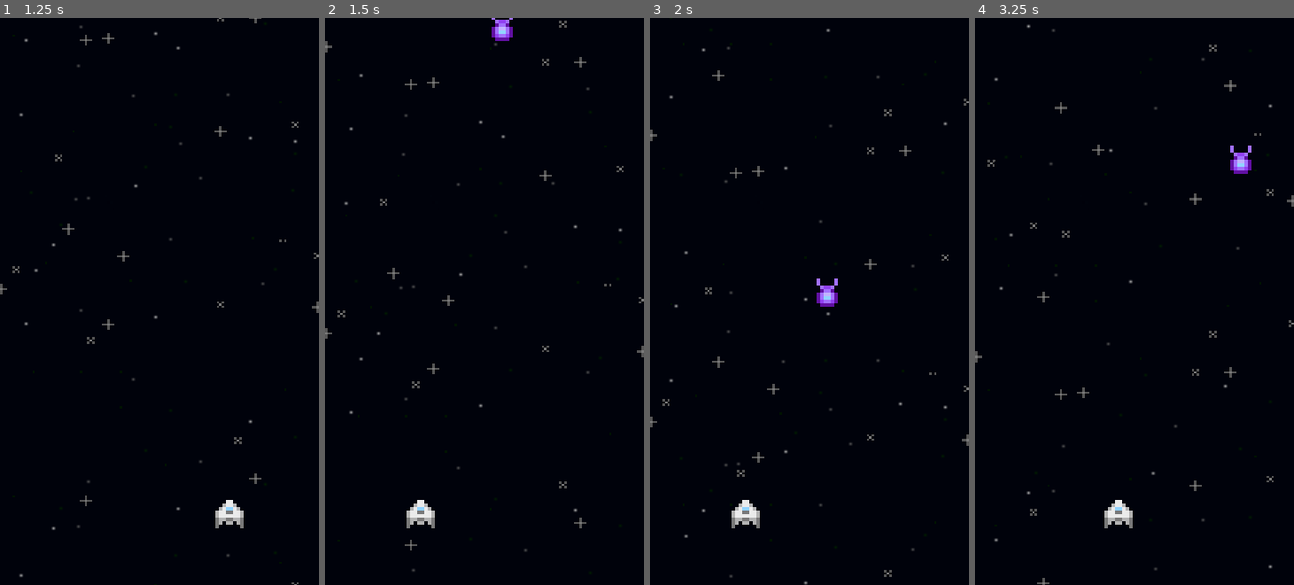
Above: before the commit, frames 1-4 (left to right).
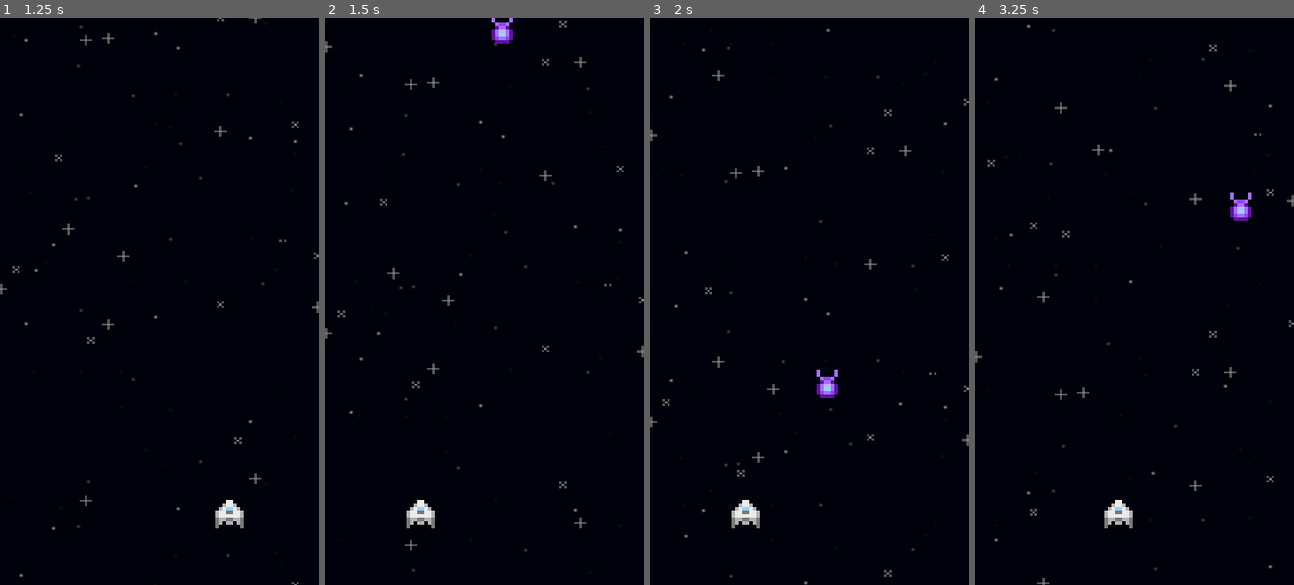
Above: after the commit, the same moments.

Repository: Shusepe/Lab2D
Game: Godot game, scene res://scenes/World.tscn
The game is run twice, just before and just after one commit, with the same random seed, the same clock (stepped at 60 frames per second) and the same inputs.
Inputs (mouse positions are in pixels of both pictures, inside the frame that each line leads up to):
- Up to frame 1 (1.25 s): move the mouse to (229, 273) at 0.52 s
- Up to frame 2 (1.5 s): move the mouse to (420, 329) at 1.27 s
- Up to frame 3 (2 s): no input
- Up to frame 4 (3.25 s): move the mouse to (1166, 176) at 2.02 s; move the mouse to (1118, 414) at 2.77 s

Frame 1 is identical in both runs. In frame 2, 0.2% of the frame differs, in the area x 52-59%, y 0-5%; in frame 3, 0.5%, in the area x 52-59%, y 45-68%; in frame 4, 0.5%.

Commit message:
Add Collisions and Lives

Diff:
--- a/project.godot
+++ b/project.godot
@@ -7,6 +7,16 @@
 ;   param=value ; assign values to parameters
 
 config_version=4
+
+_global_script_classes=[ {
+"base": "Area2D",
+"class": "Player",
+"language": "GDScript",
+"path": "res://scripts/Player.gd"
+} ]
+_global_script_class_icons={
+"Player": ""
+}
 
 [application]
 
@@ -54,6 +64,14 @@
  ]
 }
 
+[layer_names]
+
+2d_physics/layer_1="enviroment"
+2d_physics/layer_2="player"
+2d_physics/layer_3="enemies"
+2d_physics/layer_4="player_shoot"
+2d_physics/layer_5="enemy_shoot"
+
 [mono]
 
 project/assembly_name="Lab2D"
--- /dev/null
+++ b/scenes/BulletPlayer.tscn
@@ -0,0 +1,21 @@
+[gd_scene load_steps=4 format=2]
+
+[ext_resource path="res://assets/sprites/Shoot.png" type="Texture" id=1]
+[ext_resource path="res://scripts/Bullet.gd" type="Script" id=2]
+
+[sub_resource type="RectangleShape2D" id=1]
+extents = Vector2( 1, 1.5 )
+
+[node name="BulletPlayer" type="Area2D"]
+script = ExtResource( 2 )
+
+[node name="Bullet" type="Sprite" parent="."]
+modulate = Color( 0, 0.529412, 1, 1 )
+self_modulate = Color( 0, 0.454902, 1, 1 )
+texture = ExtResource( 1 )
+
+[node name="CollisionShape2D" type="CollisionShape2D" parent="."]
+position = Vector2( 0, 0.5 )
+shape = SubResource( 1 )
+
+[node name="VisibilityNotifier2D" type="VisibilityNotifier2D" parent="."]
--- a/scenes/EnemyKamikaze.tscn
+++ b/scenes/EnemyKamikaze.tscn
@@ -6,9 +6,11 @@
 [sub_resource type="RectangleShape2D" id=1]
 extents = Vector2( 3, 3.5 )
 
-[node name="EnemyKamikaze" type="Area2D"]
+[node name="EnemyKamikaze" type="Area2D" groups=["enemies"]]
+collision_layer = 4
+collision_mask = 11
 script = ExtResource( 2 )
-velocity = Vector2( 0, 150 )
+velocity = Vector2( 0, 200 )
 
 [node name="EnemySprite" type="Sprite" parent="."]
 texture = ExtResource( 1 )
@@ -16,3 +18,5 @@
 [node name="CollisionShape2D" type="CollisionShape2D" parent="."]
 position = Vector2( 0, -0.5 )
 shape = SubResource( 1 )
+
+[connection signal="area_entered" from="." to="." method="_on_EnemyKamikaze_area_entered"]
--- /dev/null
+++ b/scenes/Flare.tscn
@@ -0,0 +1,55 @@
+[gd_scene load_steps=5 format=2]
+
+[ext_resource path="res://assets/sprites/flare.jpg" type="Texture" id=1]
+[ext_resource path="res://scripts/Flare.gd" type="Script" id=2]
+
+[sub_resource type="Animation" id=1]
+length = 0.001
+tracks/0/type = "value"
+tracks/0/path = NodePath(".:visible")
+tracks/0/interp = 1
+tracks/0/loop_wrap = true
+tracks/0/imported = false
+tracks/0/enabled = true
+tracks/0/keys = {
+"times": PoolRealArray( 0 ),
+"transitions": PoolRealArray( 1 ),
+"update": 0,
+"values": [ true ]
+}
+tracks/1/type = "value"
+tracks/1/path = NodePath(".:modulate")
+tracks/1/interp = 1
+tracks/1/loop_wrap = true
+tracks/1/imported = false
+tracks/1/enabled = true
+tracks/1/keys = {
+"times": PoolRealArray( 0 ),
+"transitions": PoolRealArray( 1 ),
+"update": 0,
+"values": [ Color( 1, 1, 1, 1 ) ]
+}
+
+[sub_resource type="Animation" id=2]
+resource_name = "Shoot"
+length = 0.5
+tracks/0/type = "value"
+tracks/0/path = NodePath(".:modulate")
+tracks/0/interp = 1
+tracks/0/loop_wrap = true
+tracks/0/imported = false
+tracks/0/enabled = true
+tracks/0/keys = {
+"times": PoolRealArray( 0, 0.1, 0.2, 0.3, 0.4, 0.5 ),
+"transitions": PoolRealArray( 1, 1, 1, 1, 1, 1 ),
+"update": 0,
+"values": [ Color( 1, 1, 1, 1 ), Color( 1, 1, 1, 0.784314 ), Color( 1, 1, 1, 0.568627 ), Color( 1, 1, 1, 0.352941 ), Color( 1, 1, 1, 0.137255 ), Color( 1, 1, 1, 0 ) ]
+}
+
+[node name="Flare" type="Sprite"]
+texture = ExtResource( 1 )
+script = ExtResource( 2 )
+
+[node name="anim" type="AnimationPlayer" parent="."]
+anims/RESET = SubResource( 1 )
+anims/Shoot = SubResource( 2 )
--- a/scenes/Player.tscn
+++ b/scenes/Player.tscn
@@ -7,6 +7,8 @@
 extents = Vector2( 4, 3.5 )
 
 [node name="Player" type="Area2D"]
+collision_layer = 2
+collision_mask = 21
 script = ExtResource( 2 )
 
 [node name="Player" type="Sprite" parent="."]
@@ -15,3 +17,5 @@
 [node name="CollisionShape2D" type="CollisionShape2D" parent="."]
 position = Vector2( 0, 0.5 )
 shape = SubResource( 1 )
+
+[connection signal="area_entered" from="." to="." method="_on_Player_area_entered"]
--- /dev/null
+++ b/scripts/Bullet.gd
@@ -0,0 +1 @@
+extends Node
--- a/scripts/EnemyKamikaze.gd
+++ b/scripts/EnemyKamikaze.gd
@@ -1,6 +1,8 @@
 extends Area2D
 
 export var velocity = Vector2()
+
+var lives = 1
 
 func _ready():
 	set_process(true)
@@ -12,3 +14,14 @@
 	if get_position().y - 8 >= get_viewport_rect().size.y:
 		queue_free()
 	pass
+
+func takeDamage(damage):
+	lives -= damage
+	if lives <= 0:
+		queue_free()
+	pass
+
+func _on_EnemyKamikaze_area_entered(area):
+	if area is Player:
+		area.takeDamage(1)
+	pass
--- /dev/null
+++ b/scripts/Flare.gd
@@ -0,0 +1,7 @@
+extends Node
+
+func _ready():
+	get_node("anim").play("fade_out")
+	yield(get_node("anim"), "animation_finished")
+	queue_free()
+	pass
--- a/scripts/Player.gd
+++ b/scripts/Player.gd
@@ -1,4 +1,7 @@
 extends Area2D
+class_name Player
+
+var lives = 5
 
 func _ready():
 	set_process(true)
@@ -12,3 +15,14 @@
 	position.x = clamp(position.x, 0+5, Utils.view_size.x - 5)
 	set_position(position)
 pass
+
+func takeDamage(damage):
+	lives -= damage
+	if lives <= 0:
+		queue_free()
+	pass
+
+func _on_Player_area_entered(area):
+	if area.is_in_group("enemies"):
+		area.takeDamage(1)
+	pass
Binary file added: assets/sprites/Shoot.png
Not shown, added: assets/sprites/Shoot.png.import
Binary file added: assets/sprites/flare.jpg
Not shown, added: assets/sprites/flare.jpg.import
